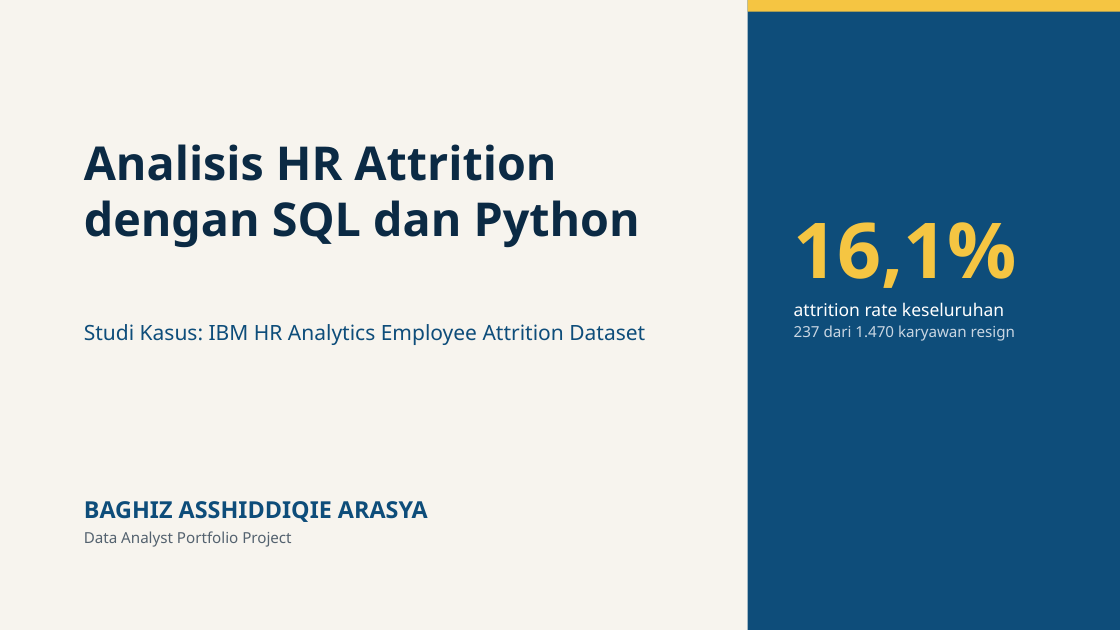
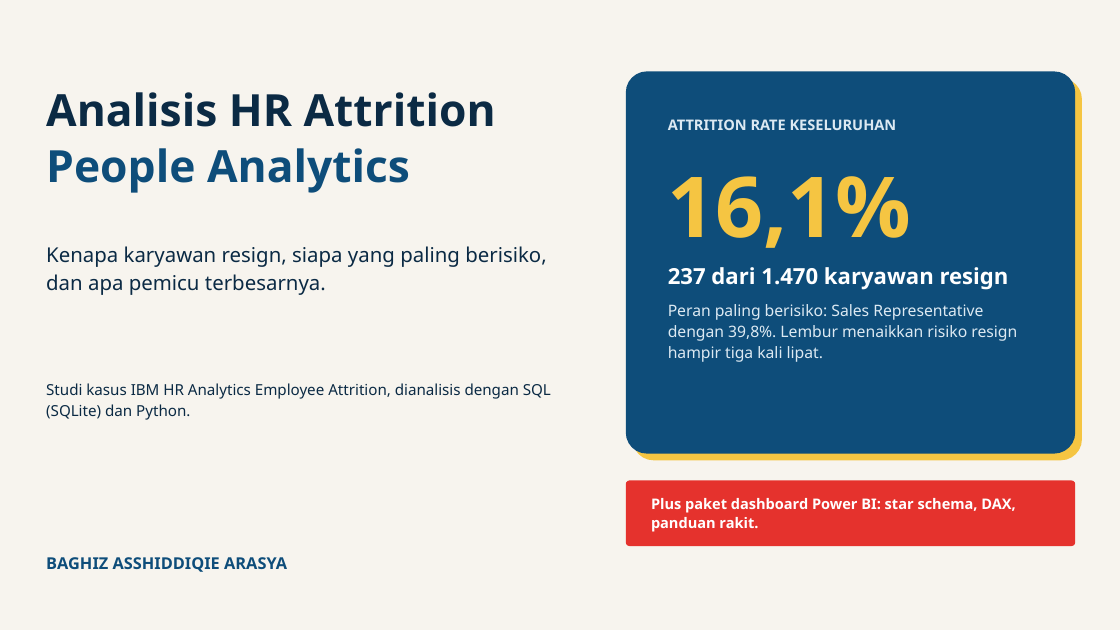
Before and after one commit to baghizash/ibm-hr-attrition-people-analytics, a slide deck: slide 1 of Portofolio-Analisis-HR-Attrition.pptx. Drawn at 1120x630 pixels with LibreOffice and Linux fonts; fonts in the diff are those of the drawing. Boxes give left, top, right and bottom in pixels: in the first picture for what was removed or moved away, otherwise in the second. Text is boxed around its words. In the diff, an @@ line names an element or a change of style, - is before the commit and + after.

```diff
--- a/Portofolio-Analisis-HR-Attrition.pptx
+++ b/Portofolio-Analisis-HR-Attrition.pptx
@@ rectangle removed at [748, 0, 1120, 630] @@
@@ rectangle removed at [748, 0, 1120, 12] @@
@@ rounded rectangle added at [626, 71, 1075, 454], fill #0E4D7A @@
@@ rounded rectangle added at [633, 78, 1082, 460], fill #F5C542 @@
@@ text at [46, 92, 496, 193]: text changed; size 40 to 38 pt @@
-Analisis HR Attrition dengan SQL dan Python
+Analisis HR Attrition
+People Analytics
@@ text at [668, 119, 897, 130]: paragraph added @@
+ATTRITION RATE KESELURUHAN
@@ text "ATTRITION RATE KESELURUHAN": place and size @@
-text "ATTRITION RATE KESELURUHAN" at [794, 222, 1017, 341]
+text "ATTRITION RATE KESELURUHAN" at [668, 119, 1017, 362]
@@ text at [668, 176, 1009, 290]: size 66 to 72 pt in "16,1%"; size 13 to 19 pt, text colour #C9D6E2 to #FFFFFF, bold on in "237 dari 1.470 karyawan resign"; line spacing 1 to 1.13; more space between paragraphs @@
@@ text added at [46, 246, 547, 295], 17.5 pt, text #0B2A44 @@
+Kenapa karyawan resign, siapa yang paling berisiko, dan apa pemicu terbesarnya.
@@ text at [668, 304, 1017, 362]: paragraph added @@
+Peran paling berisiko: Sales Representative dengan 39,8%. Lembur menaikkan risiko resign hampir tiga kali lipat.
@@ text at [794, 302, 1004, 316]: paragraph removed @@
-attrition rate keseluruhan
@@ text at [46, 383, 551, 420]: text changed; size 18 to 13 pt; text colour #0E4D7A to #0B2A44 @@
-Studi Kasus: IBM HR Analytics Employee Attrition Dataset
+Studi kasus IBM HR Analytics Employee Attrition, dianalisis dengan SQL (SQLite) dan Python.
@@ rounded rectangle added at [626, 481, 1075, 546], fill #E5322D @@
@@ text added at [651, 498, 1015, 532], 12.5 pt, text #FFFFFF, bold @@
+Plus paket dashboard Power BI: star schema, DAX, panduan rakit.
@@ text at [84, 531, 291, 547]: paragraph removed @@
-Data Analyst Portfolio Project
@@ text "BAGHIZ ASSHIDDIQIE ARASYA": place and size @@
-text "BAGHIZ ASSHIDDIQIE ARASYA" at [84, 501, 428, 547]
+text "BAGHIZ ASSHIDDIQIE ARASYA" at [46, 557, 287, 572]
@@ text "BAGHIZ ASSHIDDIQIE ARASYA" at [46, 557, 287, 572]: size 20 to 14 pt; line spacing 1 to 1.13; less space between paragraphs @@
```
Also in this commit, not shown: 8 other slides changed, 1 slide added, 1 slide removed.
